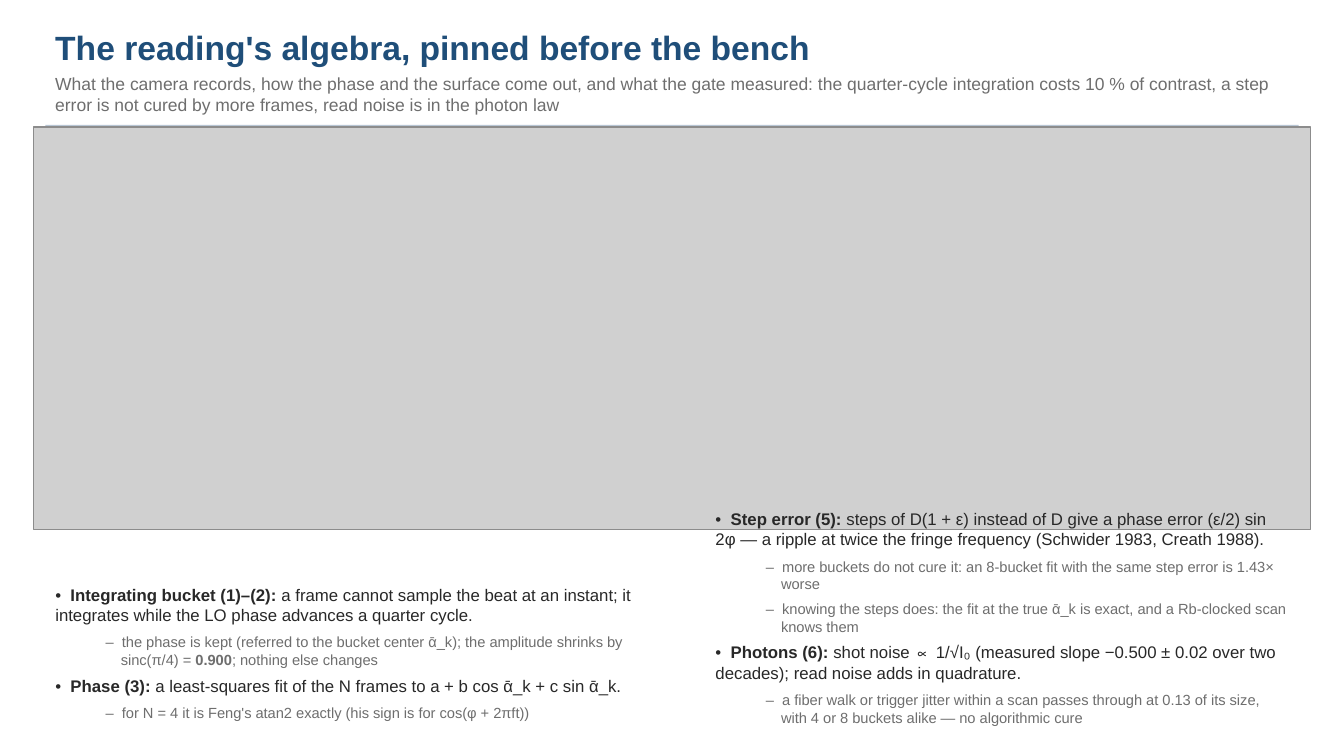
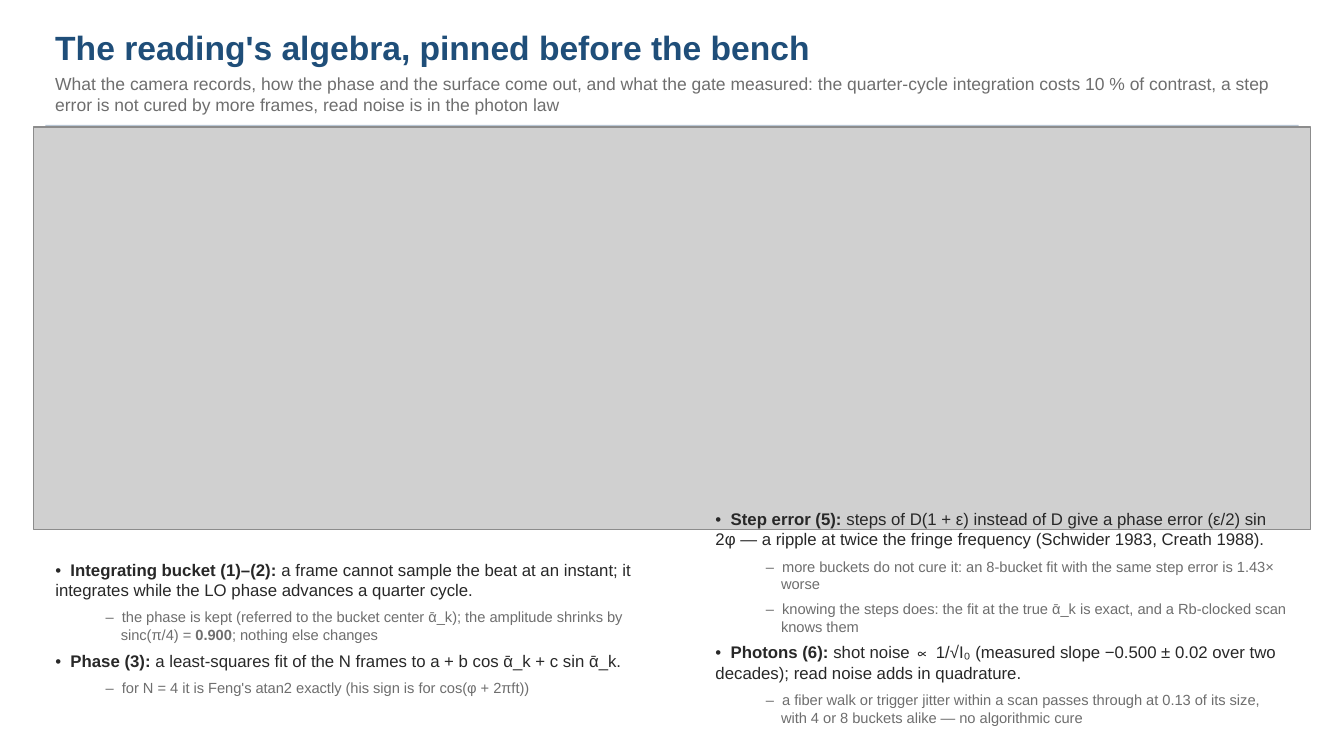
Before and after one commit to nasa-jpl/macos, a slide deck: slide 8 of demo_session/deck_cophi.pptx. Drawn at 1344x756 pixels with LibreOffice and Linux fonts; fonts in the diff are those of the drawing; grey boxes stand for pictures. Boxes give left, top, right and bottom in pixels: in the first picture for what was removed or moved away, otherwise in the second. Text is boxed around its words. In the diff, an @@ line names an element or a change of style, - is before the commit and + after.

```diff
--- a/demo_session/deck_cophi.pptx
+++ b/demo_session/deck_cophi.pptx
@@ text "• Integrating bucket (1)–(2): a ...": place and size @@
-text "• Integrating bucket (1)–(2): a ..." at (55,589,630,721)
+text "• Integrating bucket (1)–(2): a ..." at (55,564,630,696)
```
Also in this commit, not shown: 5 other slides changed, 4 other files.
